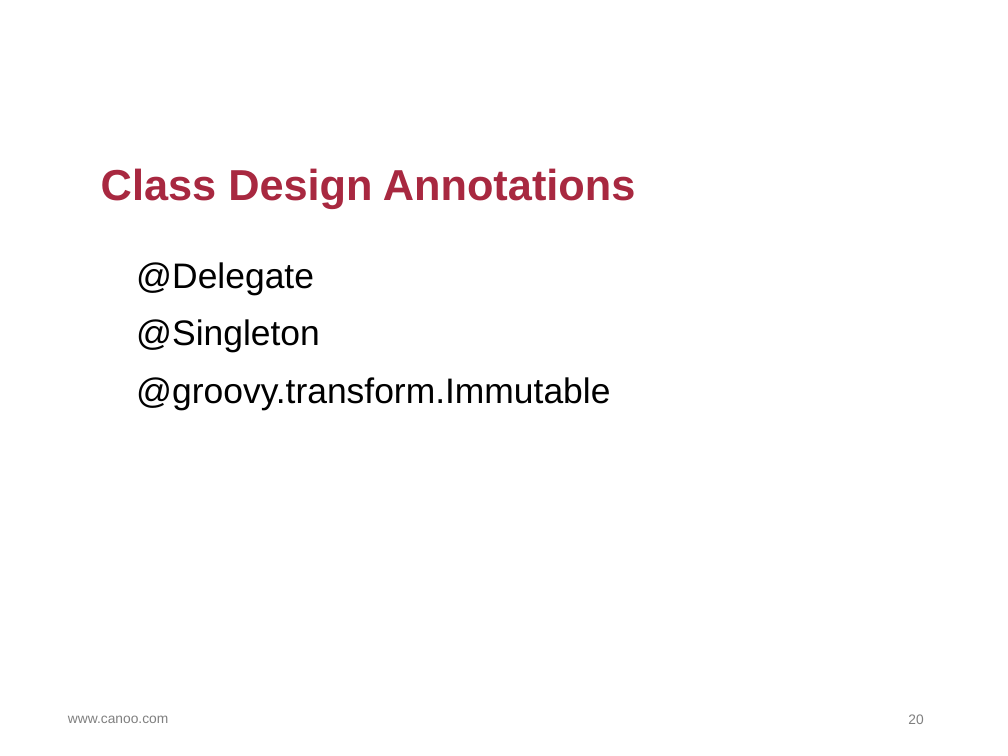
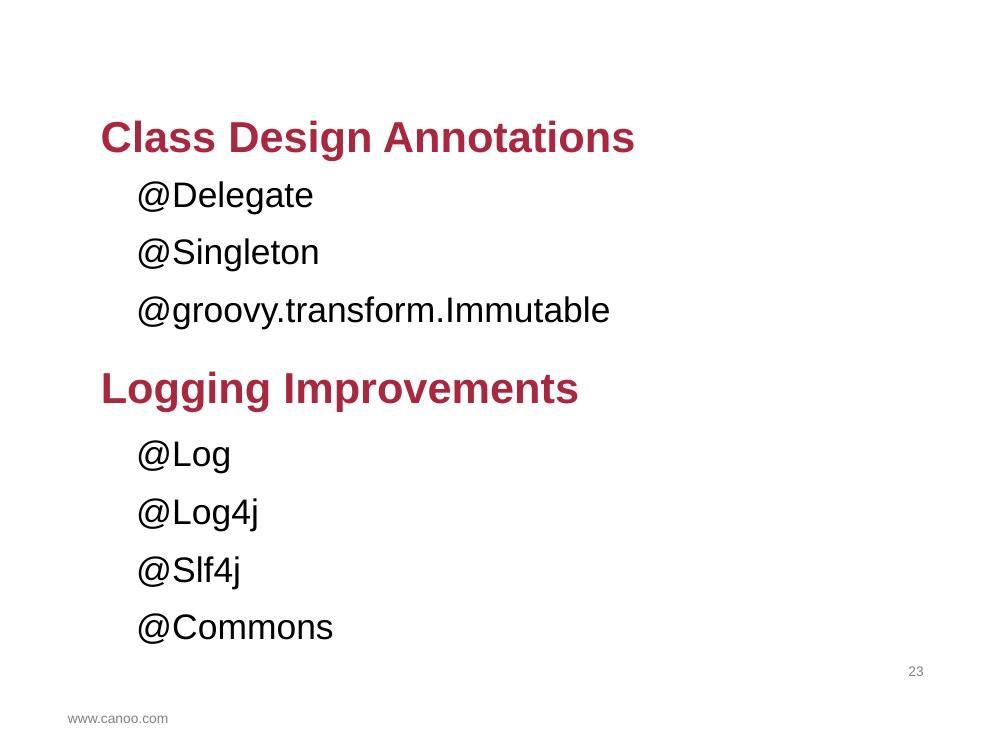
Before and after one commit to HamletDRC/presentations, a slide deck: slide 23 of asttransformations/AstTransformations.odp (slide 20 before the commit). Drawn at 1008x756 pixels with LibreOffice and Linux fonts; fonts in the diff are those of the drawing; background and template pictures are left out. Boxes give left, top, right and bottom in pixels: in the first picture for what was removed or moved away, otherwise in the second. Text is boxed around its words. In the diff, an @@ line names an element or a change of style, - is before the commit and + after.

```diff
--- a/asttransformations/AstTransformations.odp
+++ b/asttransformations/AstTransformations.odp
@@ title "Class Design Annotations": place and size @@
-title "Class Design Annotations" at <box>101,168,635,208</box>
+title "Class Design Annotations" at <box>101,120,635,160</box>
@@ text "@Delegate": place and size @@
-text "@Delegate" at <box>136,262,610,410</box>
+text "@Delegate" at <box>136,181,610,329</box>
@@ title added at <box>101,371,579,412</box>, 44 pt, text #A82840, bold @@
+Logging Improvements
@@ text added at <box>136,440,333,644</box>, 36 pt, text #000000 @@
+@Log
+@Log4j
+@Slf4j
+@Commons
@@ page number added at <box>908,666,923,676</box>, 14 pt, text #7F7F7F @@
+23
@@ page number removed at <box>908,714,923,724</box> @@
-20
```
Also in this commit, not shown: 4 other slides changed, 15 slides added, 6 slides removed, 10 other files.
